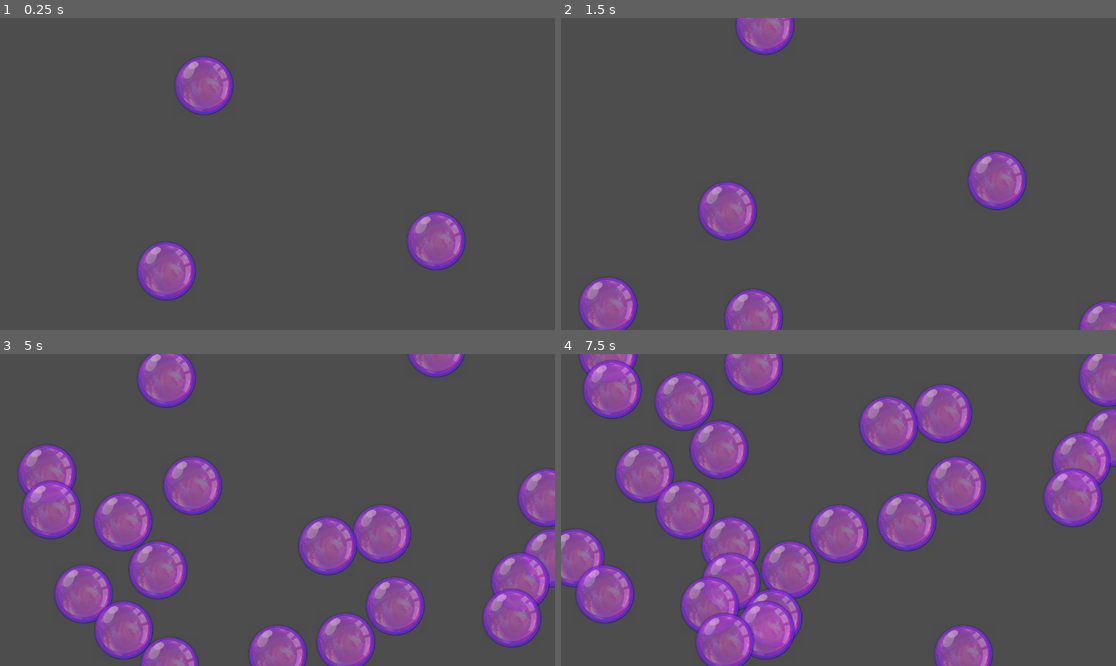
Above: before the commit, frames 1-4 (two rows, left to right).
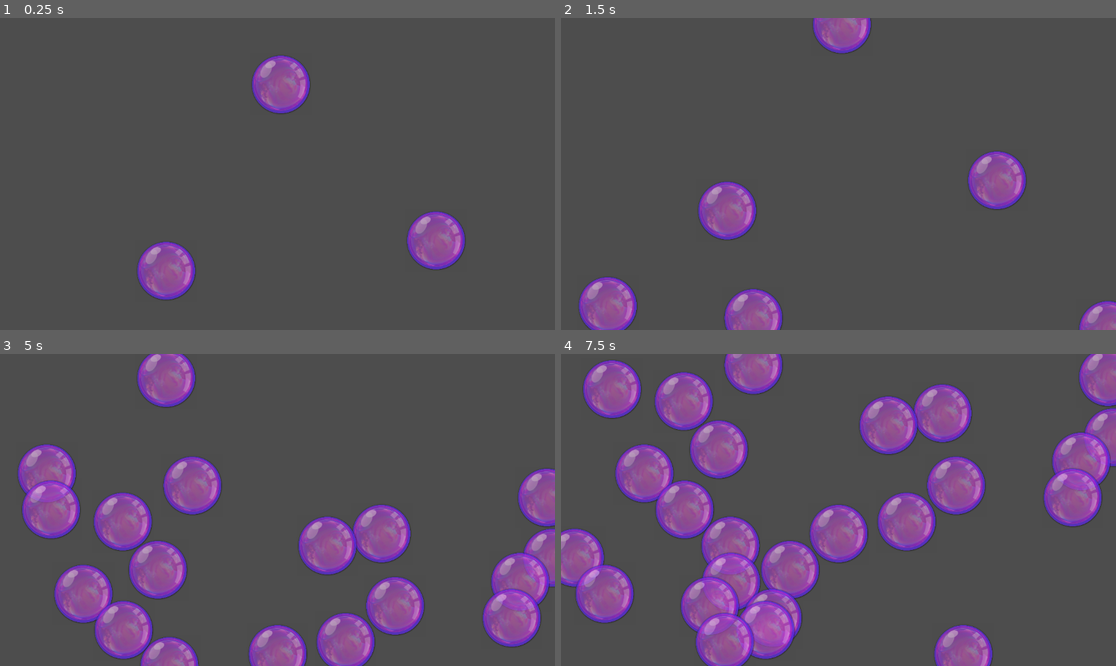
Above: after the commit, the same moments.

Repository: iluvsugargliders/bubble-pop
Game: Godot game, scene res://Main/Main.tscn
The game is run twice, just before and just after one commit, with the same random seed, the same clock (stepped at 60 frames per second) and the same inputs.
Inputs:
- Up to frame 1 (0.25 s): no input
- Up to frame 2 (1.5 s): no input
- Up to frame 3 (5 s): no input
- Up to frame 4 (7.5 s): no input

The runs differ from the first frame. In frame 1, 3.1% of the frame differs, in the area x 31-56%, y 12-31%; in frame 2, 2.0%; in frame 3, 0.6%; in frame 4, 0.5%.

Commit message:
memory fix

Diff:
--- a/Code/Bubble/bubble.gd
+++ b/Code/Bubble/bubble.gd
@@ -3,3 +3,5 @@
 
 func _process(delta: float) -> void:
 	position.y -= 100 * delta
+	if position.y < 0:
+		queue_free()
--- a/Code/Main/Main.tscn
+++ b/Code/Main/Main.tscn
@@ -13,7 +13,7 @@
 position = Vector2(905, 487)
 
 [node name="Bubble2" parent="." instance=ExtResource("2_3lgiv")]
-position = Vector2(423, 165)
+position = Vector2(583, 163)
 
 [node name="Bubble3" parent="." instance=ExtResource("2_3lgiv")]
 position = Vector2(345, 550)
